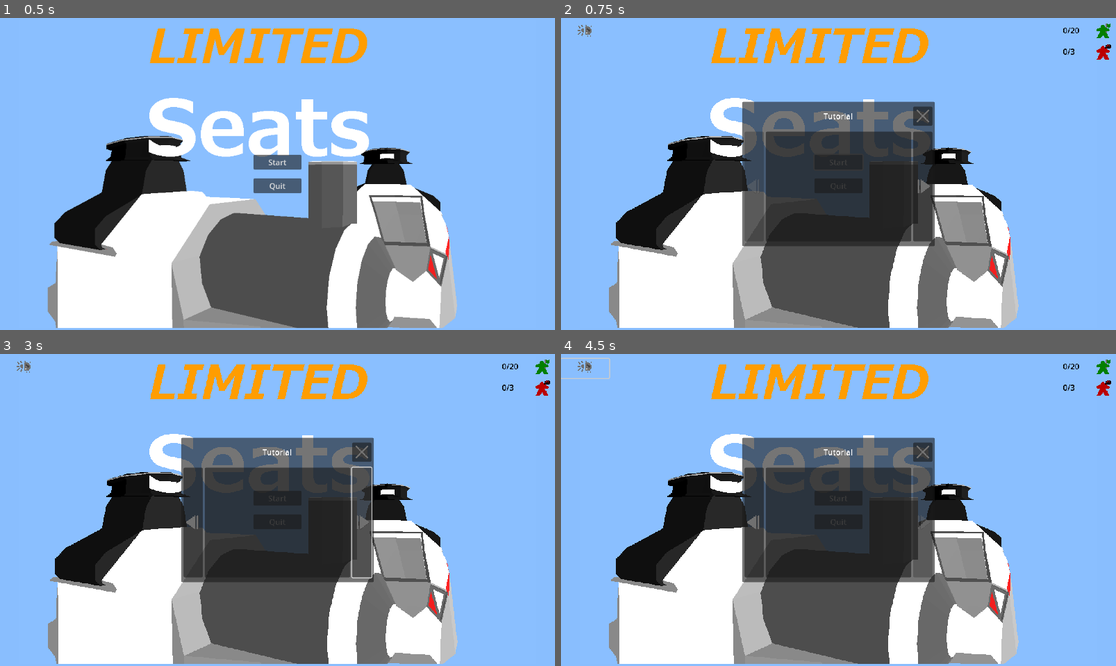
Above: before the commit, frames 1-4 (two rows, left to right).
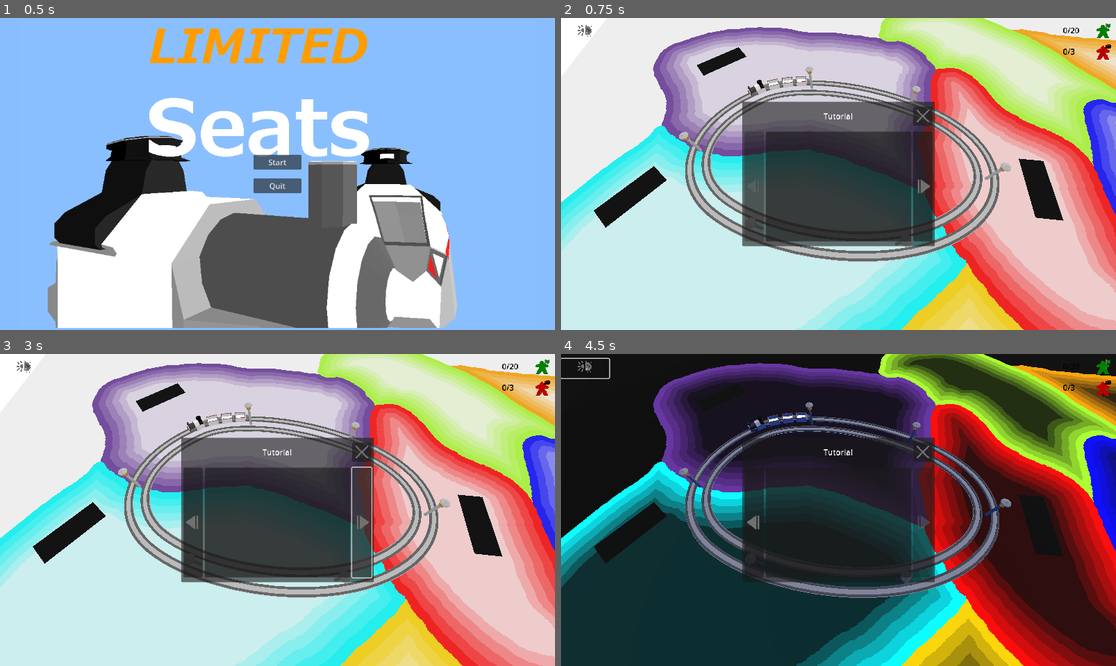
Above: after the commit, the same moments.

Repository: squirrelsoftcompany/LD54
Game: Godot game, scene res://_scenes/menu.tscn
The game is run twice, just before and just after one commit, with the same random seed, the same clock (stepped at 60 frames per second) and the same inputs.
Inputs (mouse positions are in pixels of both pictures, inside the frame that each line leads up to):
- Up to frame 1 (0.5 s): no input
- Up to frame 2 (0.75 s): click "Start" at 0.5 s
- Up to frame 3 (3 s): click (277, 497) at 1.25 s, where only the run before the commit has a clickable "Start"; click (277, 497) at 2 s, where only the run before the commit has a clickable "Start"; click (360, 522) at 2.75 s
- Up to frame 4 (4.5 s): click (921, 522) at 3.5 s; click (583, 369) at 4.25 s

Frame 1 is identical in both runs. In frame 2, 89% of the frame differs, in the area x 0-100%, y 0-100%; in frame 3, 89%; in frame 4, 93%.

Commit message:
SpawnerManager to aviod cyclic dependency

Diff:
--- a/project.godot
+++ b/project.godot
@@ -23,6 +23,7 @@
 
 _Global="*res://scripts/Global.gd"
 _Dragger="*res://scripts/Dragger.gd"
+_SpawnerManager="*res://scripts/SpawnerManager.gd"
 
 [editor]
 
--- a/scripts/Global.gd
+++ b/scripts/Global.gd
@@ -11,7 +11,7 @@
 
 # Called when the node enters the scene tree for the first time.
 func _ready() -> void:
-	_current_scene = get_tree().get_root().get_child(2)
+	_current_scene = get_tree().get_root().get_child(get_tree().get_root().get_child_count()-1)
 	_current_scene_res = _main_menu
 	pass # Replace with function body.
 
--- a/scripts/Spawn.gd
+++ b/scripts/Spawn.gd
@@ -1,5 +1,4 @@
 extends Node3D
-class_name Spawner
 
 
 @onready var ps_meeple_offset : float = ProjectSettings.get_setting("specific/meeple/offset", 1) # m
@@ -20,13 +19,12 @@
 var meepleClass = preload("res://_scenes/nodes/meeple.tscn")
 var meepleArray : Array[Node3D] = []
 var country_color : Color
-static var _country_spawner : Dictionary = {}
 
 
 # Called when the node enters the scene tree for the first time.
 func _ready() -> void:
 	spawnTimer.wait_time = ps_meeple_spawn_time
-	register_spawner()
+	_SpawnerManager.register_spawner(self)
 
 
 # Called every frame. 'delta' is the elapsed time since the previous frame.
@@ -38,7 +36,7 @@
 	if meepleArray.size() < maxMeeple:
 		var meeple = meepleClass.instantiate()
 		#Spawner currently use every colors, we should create a smarter function to randomly choose a color available for the current level
-		var countriesAvailable : Array = Spawner._country_spawner.keys()
+		var countriesAvailable : Array = _SpawnerManager._country_spawner.keys()
 		countriesAvailable.erase(country_id)
 		meeple.setCountry(countriesAvailable[randi_range(0, countriesAvailable.size()-1)])
 		meeple.transform.origin = transform.origin
@@ -102,9 +100,3 @@
 
 func dropped_in(meeple:Node3D):
 	pushMeeple(meeple)
-
-
-func register_spawner():
-	assert(country_id != -1)
-	country_color = CountryPicker.country_to_color(country_id)
-	_country_spawner[country_id] = self
--- /dev/null
+++ b/scripts/SpawnerManager.gd
@@ -0,0 +1,20 @@
+extends Node
+
+
+var _country_spawner : Dictionary = {}
+
+
+# Called when the node enters the scene tree for the first time.
+func _ready() -> void:
+	pass # Replace with function body.
+
+
+func register_spawner(_spawner:Node3D):
+	assert(_spawner.country_id != -1)
+	_spawner.country_color = CountryPicker.country_to_color(_spawner.country_id)
+	_country_spawner[_spawner.country_id] = _spawner
+	_spawner.connect("tree_exiting", spawner_exiting.bind(_spawner))
+
+
+func spawner_exiting(_spawner):
+	_country_spawner.erase(_spawner.country_id)
--- a/scripts/meeple.gd
+++ b/scripts/meeple.gd
@@ -56,7 +56,7 @@
 			elif _country_under_meeple == country_id:
 				assert(_current_drop_slot.is_in_group("Wagon"))
 				_current_drop_slot.dragged_out(self)
-				Spawner._country_spawner[_country_under_meeple].pushMeeple(self)
+				_SpawnerManager._country_spawner[_country_under_meeple].pushMeeple(self)
 				is_in_train = false
 		State.HAPPY_TO_BE_ONBOARD:
 			wait = max(0,floor(wait-delta/1000))
@@ -149,7 +149,7 @@
 	var country_under_mouse := CountryPicker.country_under_unprojected_3d_position(picked_position)
 	assert(country_under_mouse != -1)
 	_current_drop_slot.dragged_out(self)
-	drag_finished(Spawner._country_spawner[country_under_mouse])
+	drag_finished(_SpawnerManager._country_spawner[country_under_mouse])
 	_current_drop_slot.dropped_in(self)
 
 
